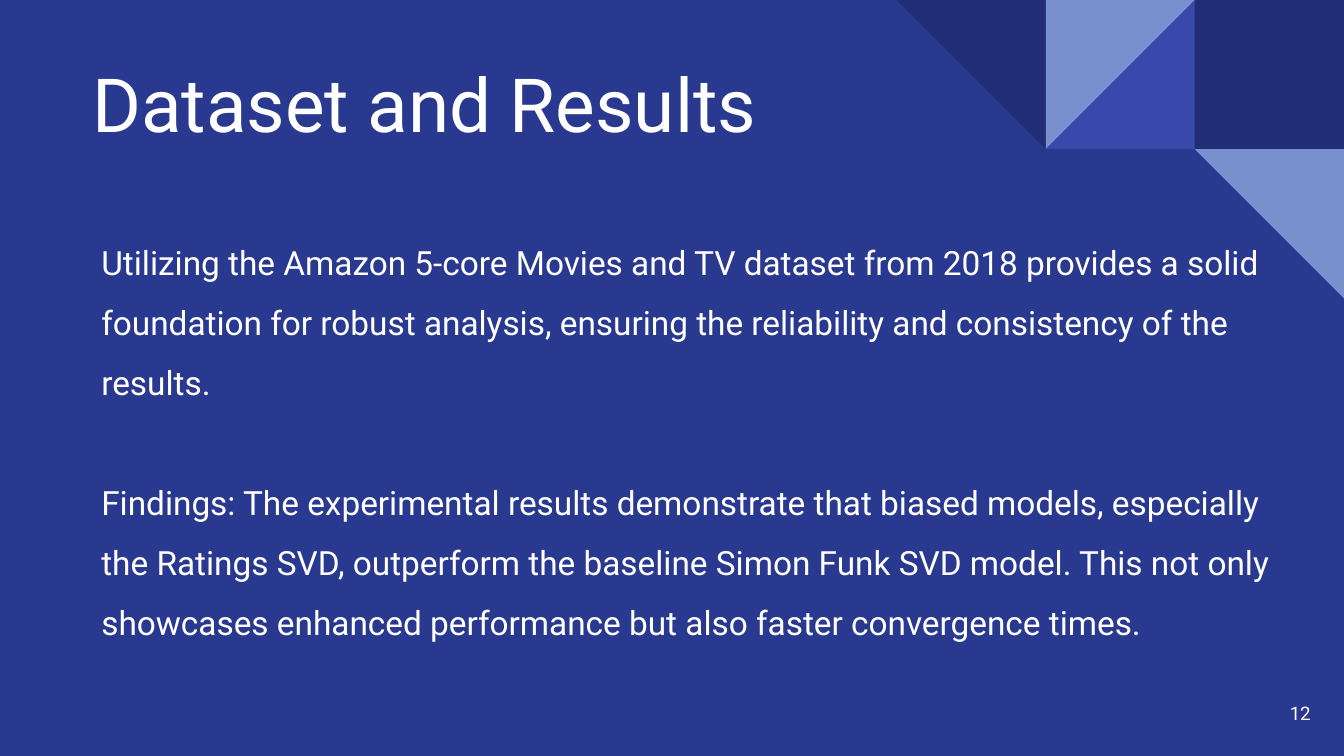
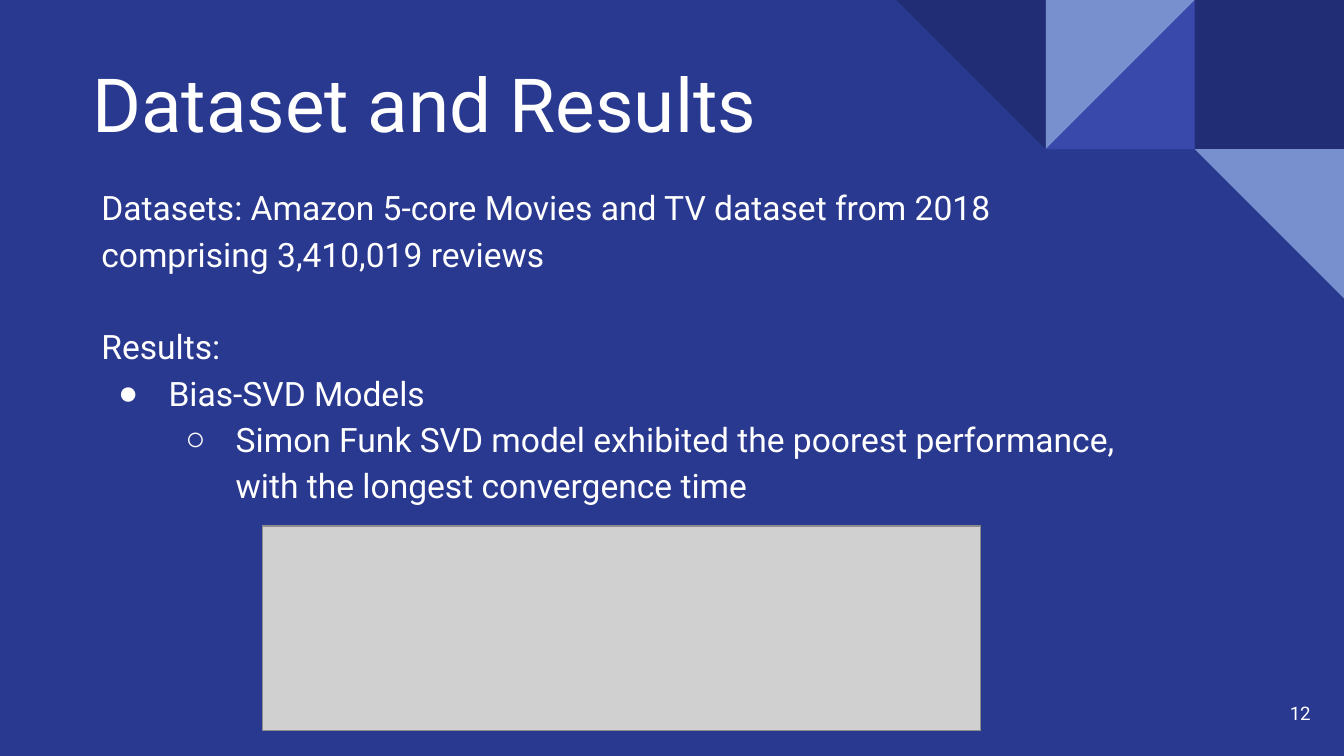
Before and after one commit to Rishat-Sheakh/CSE431, a slide deck: slide 12 of Submission1/Slide.pptx. Drawn at 1344x756 pixels with LibreOffice and Linux fonts; fonts in the diff are those of the drawing; grey boxes stand for pictures. Boxes give left, top, right and bottom in pixels: in the first picture for what was removed or moved away, otherwise in the second. Text is boxed around its words. In the diff, an @@ line names an element or a change of style, - is before the commit and + after.

```diff
--- a/Submission1/Slide.pptx
+++ b/Submission1/Slide.pptx
@@ subtitle at (101, 194, 1115, 505): text changed; size 17.9 to 18 pt @@
-Utilizing the Amazon 5-core Movies and TV dataset from 2018 provides a solid foundation for robust analysis, ensuring the reliability and consistency of the results.
-Findings: The experimental results demonstrate that biased models, especially the Ratings SVD, outperform the baseline Simon Funk SVD model. This not only showcases enhanced performance but also faster convergence times.
+Datasets: Amazon 5-core Movies and TV dataset from 2018 comprising 3,410,019 reviews
+Results:
+● Bias-SVD Models
+  ○ Simon Funk SVD model exhibited the poorest performance, with the longest convergence time
@@ picture added at (262, 526, 980, 730) @@
```
Also in this commit, not shown: 4 other slides changed, 2 slides added, 2 slides removed, 1 other file.
